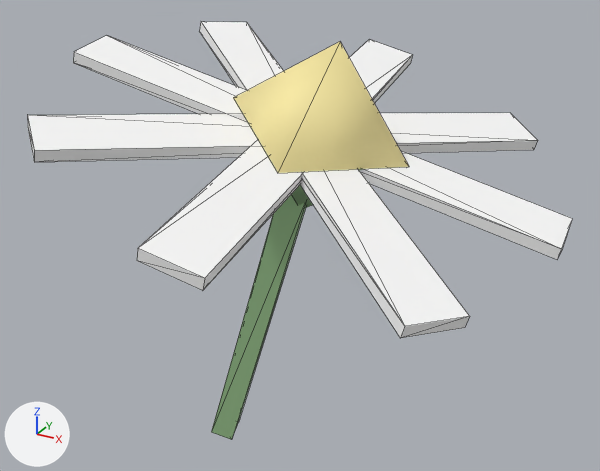
One commit to the glTF model test3d/assets/flower.glb: the scene before it, then after it.
Camera for both pictures: a camera (50 mm lens) standing at (4.457, -2.341, 1.349) and looking at (3.741, -1.04, 0.698). The lights are fixed; the arrows at lower left show +X, +Y and +Z. The picture after the commit comes second. Mesh edges are drawn as thin lines. Where no turn or scale is listed for an object, it has been applied to the vertices. Vertices at exactly the same position are counted once.

The first picture shows 'cube', 'plane', 'plane_copy', 'plane_copy_1', 'plane_copy_copy', 'sphere'.
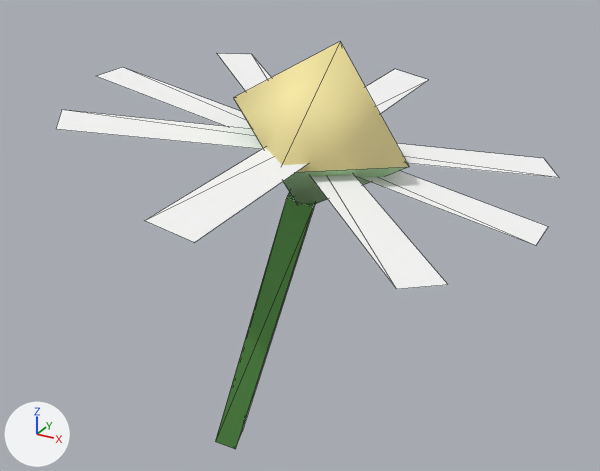
The newer file is also turned or shifted as a whole; pictures and numbers use the older file's frame.

Location of each change, [x1, y1, x2, y2] in pixels of the pictures (600 x 471 px):
'Merged_static_1', added
    after: [56, 53, 559, 289]
'plane_copy_1', deleted
    before: [200, 22, 470, 338]
'plane_copy_copy', deleted
    before: [27, 113, 538, 162]
'plane_copy', deleted
    before: [73, 36, 572, 260]
'plane', deleted
    before: [137, 39, 413, 291]
'cube', recoloured, moved
    before: [211, 195, 306, 440]
    after: [215, 192, 315, 449]

What changed in the scene script:
```text
Change mat_material_0:
    mat_material_0.base_color: (0.4, 0.667, 0.333) -> (0.133, 0.402, 0.0908)  # green #aad59c -> green #66aa55
Change me_mesh_0:
    used by ob_cube; location = (3.625, -1.019, 0.47)
    remove me_mesh_0.from_pydata(...)  # 8 vertices, 12 faces; spans x -0.16..0.16, y -0.082..0.082, z -0.37..0.37
    add me_mesh_0.from_pydata(...)  # 8 vertices, 12 faces; spans x -0.158..0.162, y -0.071..0.093, z -0.404..0.335
    me_mesh_0 part 1: the whole mesh is moved by (0.002, 0.011, -0.035)
Add me_mesh_2_1:
    me_mesh_2_1.from_pydata([(3.223, -3.519, 0.823), (3.142, -3.522, 0.839), (3.205, -2.613, 0.853), (3.125, -2.615, 0.869), (3.573, -2.999, 0.724), (3.573, -3.081, 0.721), (2.683, -3.008, 0.902), (2.684, -3.09, 0.899), (3.509, -3.319, 0.741), (3.457, -3.382, 0.75), (2.829, -2.738, 0.894), (2.777, -2.801, 0.903), (3.5, -2.752, 0.76), (3.547, -2.818, 0.749), (2.778, -3.286, 0.89), (2.825, -3.352, 0.878)], [], [(0, 2, 1), (2, 3, 1), (4, 6, 5), (6, 7, 5), (8, 10, 9), (10, 11, 9), (12, 14, 13), (14, 15, 13)])
    me_mesh_2_1.materials.append(mat_material_2)  # white #ffffff
Remove ob_plane_copy:
    ob_plane_copy = bpy.data.objects.new('plane_copy', me_mesh_2)
    ob_plane_copy.location = (3.787, -1.085, 0.916)
Remove ob_plane_copy_1:
    ob_plane_copy_1 = bpy.data.objects.new('plane_copy_1', me_mesh_3)
    ob_plane_copy_1.location = (3.791, -1.111, 0.912)
Remove ob_plane_copy_copy:
    ob_plane_copy_copy = bpy.data.objects.new('plane_copy_copy', me_mesh_4)
    ob_plane_copy_copy.location = (3.776, -1.084, 0.919)
Remove ob_plane:
    ob_plane = bpy.data.objects.new('plane', me_mesh_5)
    ob_plane.location = (3.777, -1.081, 0.919)
Add ob_merged_static_1:
    ob_merged_static_1 = bpy.data.objects.new('Merged_static_1', me_mesh_2_1)
    ob_merged_static_1.location = (0.627, 1.991, 0.075)
```
